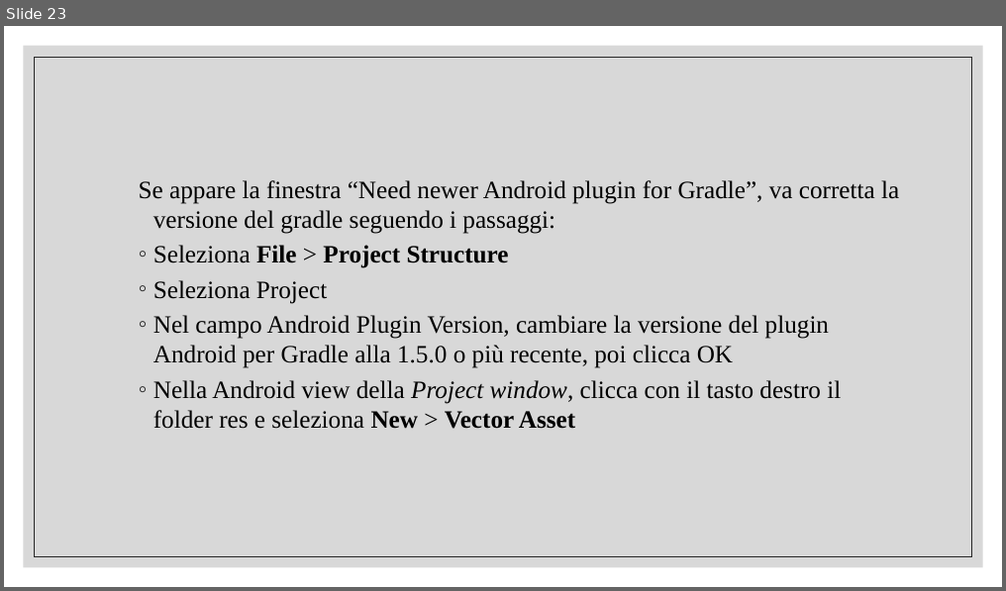
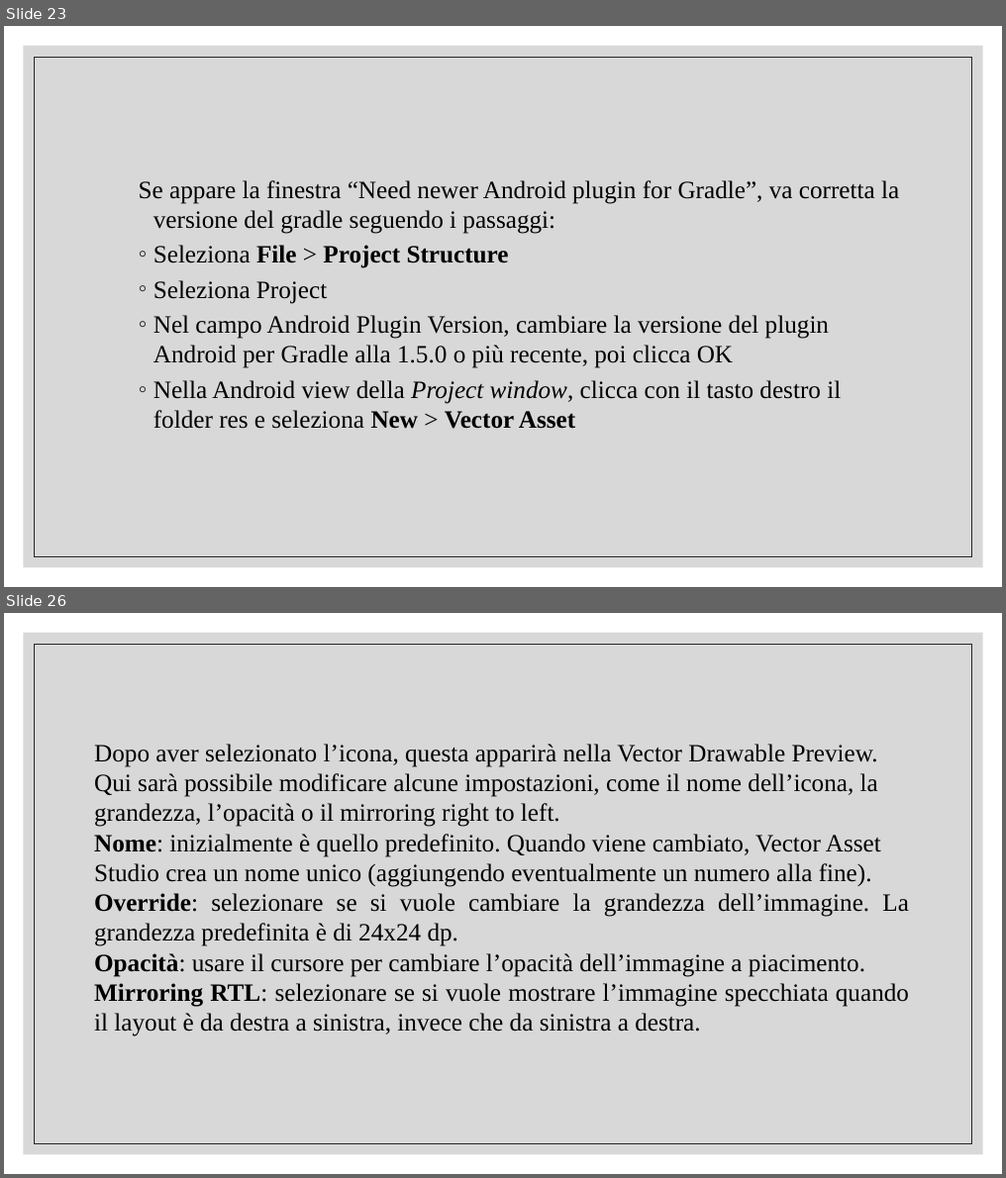
Before and after one commit to tizianotaglienti/Colleghi-Ristretti, a slide deck: Vector asset studio.pptx. Shown one above the other, each under a label of ours: slide 23 before the commit, slides 23 and 26 after it; the slides between them are not shown. The pictures are 1006x591 and 1006x1178 pixels, drawn with LibreOffice and Linux fonts; fonts in the diff are those of the drawing. Boxes give left, top, right and bottom in pixels: in the first picture for what was removed or moved away, otherwise in the second. Text is boxed around its words. In the diff, an @@ line names an element or a change of style, - is before the commit and + after.

```diff
--- a/Vector asset studio.pptx
+++ b/Vector asset studio.pptx
@@ slide 26 added at bbox=[4, 613, 1002, 1174], background #FFFFFF; not listed: 2 template elements that a slide beside it also shows @@
@@ text added at bbox=[94, 744, 909, 1037], 24 pt, text #000000 @@
+Dopo aver selezionato l’icona, questa apparirà nella Vector Drawable Preview.
+Qui sarà possibile modificare alcune impostazioni, come il nome dell’icona, la grandezza, l’opacità o il mirroring right to left.
+Nome: inizialmente è quello predefinito. Quando viene cambiato, Vector Asset Studio crea un nome unico (aggiungendo eventualmente un numero alla fine).
+Override: selezionare se si vuole cambiare la grandezza dell’immagine. La grandezza predefinita è di 24x24 dp.
+Opacità: usare il cursore per cambiare l’opacità dell’immagine a piacimento.
+Mirroring RTL: selezionare se si vuole mostrare l’immagine specchiata quando il layout è da destra a sinistra, invece che da sinistra a destra.
```
Also in this commit, not shown: 14 slides changed, 16 other slides added, 1 slide removed, 1 other file.
